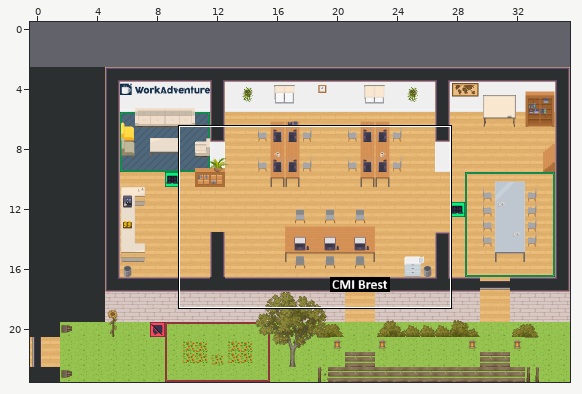
Two states of a Tiled map (JSON), map.tmj. The picture above shows the old version from afar; the outline marks the close-up.
Close-up. Before:
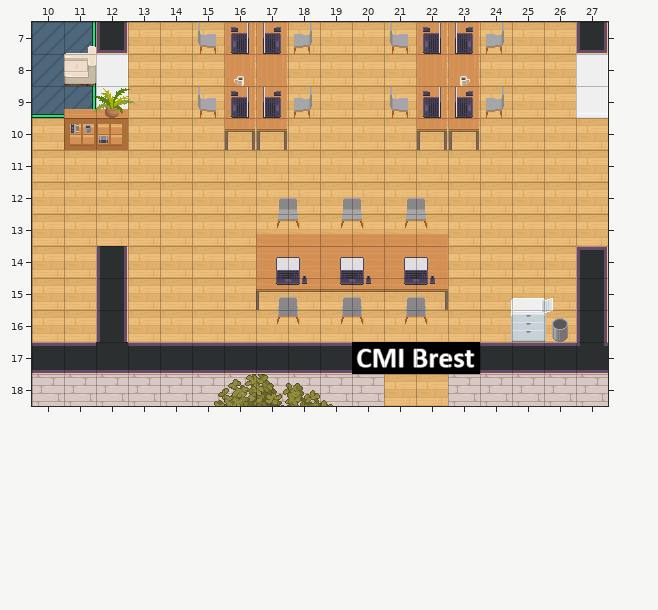
Cells are 32x32 px. Shown: x 10..27, y 7..18. The commit also changed other parts of the map, which this record leaves out. The old version is drawn lined up with the new one.
The same view after the edit:
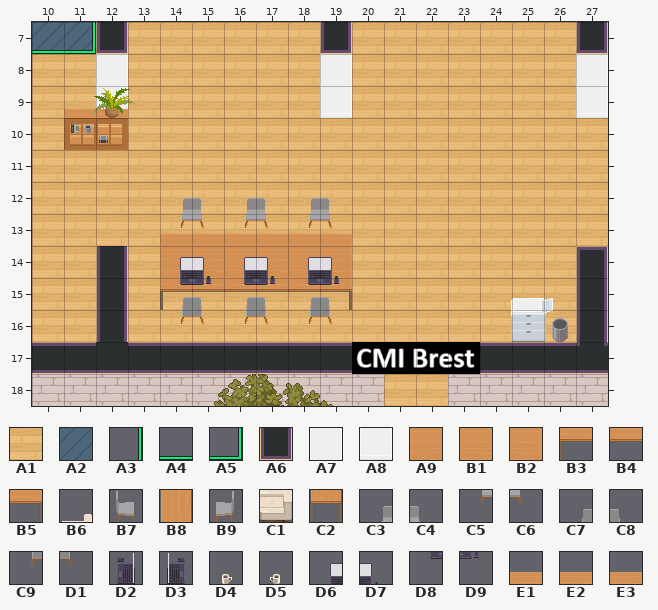
Key: from "Chunk 1": A1 11, A2 12, A3 18, A4 20, A5 21, A6 40, A7 41, A8 42, A9 64, B1 65, B2 66, B3 67, B4 68, B5 69, B6 99, B7 100, B8 101, B9 102, C1 105, C2 110, C3 117, C4 118, C5 121, C6 122, C7 126, C8 127, C9 131, D1 132, D2 162, D3 163, D4 165, D5 165 flipped left-right, D6 170, D7 171, D8 172, D9 173, E1 183, E2 184, E3 185.
__ is an empty cell, .. an unchanged one.
Difference:
map size 36x21 -> 36x24 cells (old content now starts at 0,3; both pictures use the new coordinates)
--- layer "floor/floor1"
@@ x 10..11 @@
- 8 A2 A2
- 9 A2 A2
+ 8 A1 A1
+ 9 A1 A1
--- layer "floor/floor2"
@@ x 10..11 @@
- 7 __ A3
- 8 .. A3
- 9 A4 A5
+ 7 A4 A5
+ 8 .. __
+ 9 __ __
--- layer "walls/walls1"
@@ x 19..19 @@
- 7 __
- 8 __
- 9 __
+ 7 A6
+ 8 A7
+ 9 A8
--- layer "furniture/furniture1"
@@ x 14..22 @@
-14 __ __ __ A9 .. B1 B1 B1 B2
-15 __ __ __ B3 .. B4 B4 B4 B5
+14 A9 B1 B1 B1 .. B2 __ __ __
+15 B3 B4 B4 B4 .. B5 __ __ __
--- layer "furniture/furniture2"
@@ x 11..24 @@
- 7 B6 .. .. .. B7 B8 B8 B9 .. .. B7 B8 B8 B9
- 8 C1 .. .. .. .. B8 B8 .. .. .. .. B8 B8 ..
- 9 .. .. .. .. B7 B8 B8 B9 .. .. B7 B8 B8 B9
-10 .. .. .. .. .. C2 C2 .. .. .. .. C2 C2 ..
+ 7 __ .. .. .. __ __ __ __ .. .. __ __ __ __
+ 8 __ .. .. .. .. __ __ .. .. .. .. __ __ ..
+ 9 .. .. .. .. __ __ __ __ .. .. __ __ __ __
+10 .. .. .. .. .. __ __ .. .. .. .. __ __ ..
@@ x 14..22 @@
-12 __ __ __ C3 C4 C3 C4 C3 C4
-13 __ __ __ C5 C6 C5 C6 C5 C6
+12 C3 C4 C3 C4 C3 C4 __ __ __
+13 C5 C6 C5 C6 C5 C6 __ __ __
@@ x 14..22 @@
-15 __ __ __ C7 C8 C7 C8 C7 C8
-16 __ __ __ C9 D1 C9 D1 C9 D1
+15 C7 C8 C7 C8 C7 C8 __ __ __
+16 C9 D1 C9 D1 C9 D1 __ __ __
--- layer "furniture/furniture3"
@@ x 16..23 @@
- 7 D2 D3 .. .. .. .. D2 D3
- 8 D5 .. .. .. .. .. .. D4
- 9 D2 D3 .. .. .. .. D2 D3
+ 7 __ __ .. .. .. .. __ __
+ 8 __ .. .. .. .. .. .. __
+ 9 __ __ .. .. .. .. __ __
@@ x 14..22 @@
-14 __ __ __ D6 D7 D6 D7 D6 D7
-15 __ __ __ D8 D9 D8 D9 D8 D9
+14 D6 D7 D6 D7 D6 D7 __ __ __
+15 D8 D9 D8 D9 D8 D9 __ __ __
--- layer "above/above1"
@@ x 14..22 @@
-13 __ __ __ E1 .. E2 E2 E2 E3
+13 E1 E2 E2 E2 .. E3 __ __ __
Boxes around the changes in both close-ups, in picture pixels (x1, y1, x2, y2):
changed: (32, 46, 96, 118)
changed: (198, 22, 352, 150)
removed: (390, 22, 504, 150)
changed: (160, 198, 448, 324)
